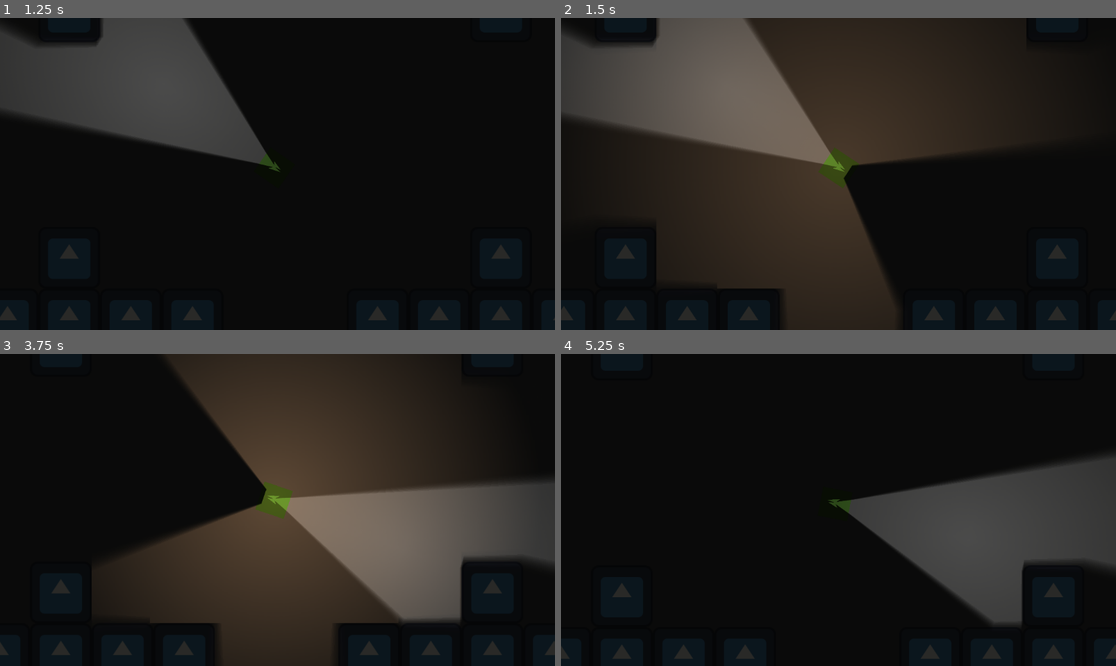
Above: before the commit, frames 1-4 (two rows, left to right).
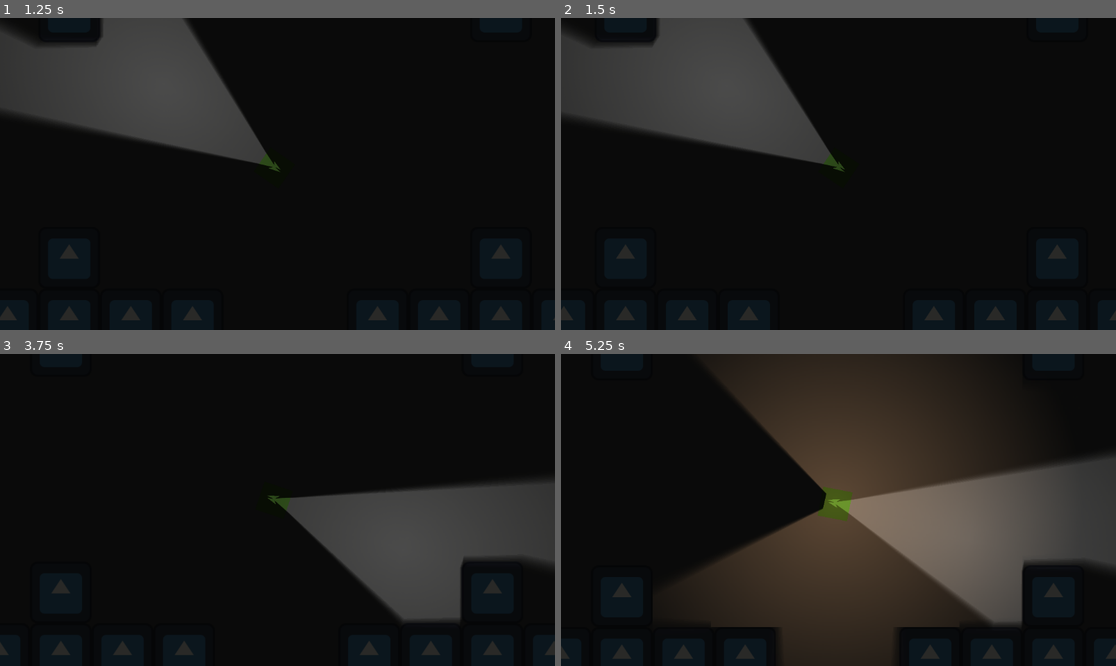
Above: after the commit, the same moments.

Repository: delaitaris/top-down-movement-game
Game: Godot game, scene res://scenes/game.tscn
Same seed, same stepped clock (60 frames per second), same inputs: the game is played once before the commit and once after it. The engine's default icon, where the game draws it, is replaced by a stand-in: a white triangle on a blue panel in a dark square.
Inputs (mouse positions are in pixels of both pictures, inside the frame that each line leads up to):
- Up to frame 1 (1.25 s): tap Enter at 0.5 s; move the mouse to (188, 105) at 0.52 s; tap A (a) at 0.6 s; click (188, 105) at 0.67 s; tap D (d) at 0.8 s
- Up to frame 2 (1.5 s): move the mouse to (749, 105) at 1.27 s; tap D (d) at 1.35 s; click (749, 105) at 1.42 s
- Up to frame 3 (3.75 s): tap S (s) at 1.55, 2.1 s; move the mouse to (188, 444) at 2.02 s; press the mouse at (188, 444) at 2.03 s; tap Space at 2.75 s; move the mouse to (188, 441) at 2.77 s; release the mouse at (188, 441) at 2.78 s; click (188, 441) at 2.85 s; tap W (w) at 3.05, 3.6 s; move the mouse to (444, 556) at 3.52 s; click (444, 556) at 3.67 s
- Up to frame 4 (5.25 s): tap 1 (1, bound only after the commit) at 3.8, 4.35 s; tap R (reload) at 4.15 s; tap Enter at 4.25 s; move the mouse to (672, 463) at 4.27 s; click (672, 463) at 4.42 s; tap 2 (2, bound only after the commit) at 4.55, 5.1 s; tap Space at 5 s; move the mouse to (866, 510) at 5.02 s; click (866, 510) at 5.17 s

Frame 1 is identical in both runs. In frame 2, 45% of the frame differs, in the area x 15-85%, y 0-100%; in frame 3, 43%; in frame 4, 40%.

Commit message:
added in gun states
you can switch between them. for some fuckass reason, when you use the rifle, it only shoots when your mouse is moving??????? what???????? i don't know, this shit is wack bro. atleast i can code new guns and pickup things much, much easier now. and yes, coding in main branch, i know

Diff:
--- a/project.godot
+++ b/project.godot
@@ -66,6 +66,26 @@
 "events": [Object(InputEventKey,"resource_local_to_scene":false,"resource_name":"","device":-1,"window_id":0,"alt_press …(192 unchanged characters)…
 ]
 }
+1={
+"deadzone": 0.2,
+"events": [Object(InputEventKey,"resource_local_to_scene":false,"resource_name":"","device":-1,"window_id":0,"alt_pressed":false,"shift_pressed":false,"ctrl_pressed":false,"meta_pressed":false,"pressed":false,"keycode":0,"physical_keycode":49,"key_label":0,"unicode":49,"location":0,"echo":false,"script":null)
+]
+}
+2={
+"deadzone": 0.2,
+"events": [Object(InputEventKey,"resource_local_to_scene":false,"resource_name":"","device":-1,"window_id":0,"alt_pressed":false,"shift_pressed":false,"ctrl_pressed":false,"meta_pressed":false,"pressed":false,"keycode":0,"physical_keycode":50,"key_label":0,"unicode":50,"location":0,"echo":false,"script":null)
+]
+}
+3={
+"deadzone": 0.2,
+"events": [Object(InputEventKey,"resource_local_to_scene":false,"resource_name":"","device":-1,"window_id":0,"alt_pressed":false,"shift_pressed":false,"ctrl_pressed":false,"meta_pressed":false,"pressed":false,"keycode":0,"physical_keycode":51,"key_label":0,"unicode":51,"location":0,"echo":false,"script":null)
+]
+}
+4={
+"deadzone": 0.2,
+"events": [Object(InputEventKey,"resource_local_to_scene":false,"resource_name":"","device":-1,"window_id":0,"alt_pressed":false,"shift_pressed":false,"ctrl_pressed":false,"meta_pressed":false,"pressed":false,"keycode":0,"physical_keycode":52,"key_label":0,"unicode":52,"location":0,"echo":false,"script":null)
+]
+}
 
 [physics]
 
--- a/scenes/character.tscn
+++ b/scenes/character.tscn
@@ -149,7 +149,6 @@
 one_shot = true
 
 [node name="ShootCooldown" type="Timer" parent="Muzzle" unique_id=335461975]
-wait_time = 0.05
 one_shot = true
 
 [node name="Muzzleflash" type="PointLight2D" parent="." unique_id=1310414497]
--- a/scripts/character.gd
+++ b/scripts/character.gd
@@ -18,7 +18,7 @@
 @export_range(0.0, 180.0) var cone_angle_degrees := 60.0
 @export var bullet_scene: PackedScene
 
-
+enum Gun {PISTOL, RIFLE, SHOTGUN, UNARMED}
 enum Stance {STANDING, CROUCHING, CRAWLING}
 
 var north = false
@@ -26,13 +26,14 @@
 var east = false
 var west = false
 var current_stance = Stance.STANDING
-var pistolmag = 7
 var shootcooldown = false
 var reloading = false
+var cooldowntime = 1
+var current_gun = Gun.PISTOL
+var magazine = 1
 
 func _ready() -> void:
 	muzzleflash.shadow_enabled = true
-
 
 #mouse look & shooting
 func _process(_delta: float) -> void:
@@ -42,6 +43,13 @@
 	sprite.look_at(mouse_pos)
 	muzzle.look_at(mouse_pos)
 	muzzleblock.look_at(mouse_pos)
+
+	if current_gun == Gun.PISTOL:
+		cooldowntime = 0.2
+	if current_gun == Gun.RIFLE:
+		cooldowntime = 0.1
+	if current_gun == Gun.SHOTGUN:
+		cooldowntime = 0.8
 
 #movement
 func _physics_process(_delta: float) -> void:
@@ -118,31 +126,65 @@
 
 func _unhandled_input(_event: InputEvent) -> void:
 	if Input.is_action_just_pressed("shoot") and !shootcooldown and !reloading:
+		if current_gun == Gun.PISTOL:
 			shoot()
-			pistolmag -= 1
-			if pistolmag <= 0:
-				pistolmag = 0
-			pistolshootcooldown.start()
+			magazine -= 1
+			if magazine <= 0:
+				magazine = 0
+			pistolshootcooldown.start(cooldowntime)
 			shootcooldown = true
+		if current_gun == Gun.SHOTGUN:
+			shoot()
+			magazine -= 1
+			if magazine <= 0:
+				magazine = 0
+			pistolshootcooldown.start(cooldowntime)
+			shootcooldown = true
+	elif Input.is_action_pressed("shoot") and !shootcooldown and !reloading and current_gun == Gun.RIFLE:
+		shoot()
+		magazine -= 1
+		if magazine <= 0:
+			magazine = 0
+		pistolshootcooldown.start(cooldowntime)
+		shootcooldown = true
+	else:
+		pass
+
 	if Input.is_action_just_pressed("reload"):
 		reload()
 	if Input.is_action_just_pressed("flashlight"):
 		flashlight()
 
+
+	if Input.is_action_just_pressed("1"):
+		current_gun = Gun.UNARMED
+		magazine = 0
+	elif Input.is_action_just_pressed("2"):
+		current_gun = Gun.PISTOL
+		magazine = 7
+	elif Input.is_action_just_pressed("3"):
+		current_gun = Gun.RIFLE
+		magazine = 30
+	elif Input.is_action_just_pressed("4"):
+		current_gun = Gun.SHOTGUN
+		magazine = 5
+
+
 func shoot() -> void:
 	var bullet = bullet_scene.instantiate()
-
 	$Muzzleflash.texture_scale = randf_range(4, 6)
 	$Muzzleflash.energy = randf_range(1.5, 2.5)
-	if pistolmag != 0:
+
+	if magazine != 0:
 		muzzleflash.enabled = true
 		timerflash.start()
 	if not bullet_scene:
 		return
 	bullet.global_position = muzzle.global_position
 	bullet.global_rotation = muzzle.global_rotation
-	if pistolmag != 0:
+	if magazine != 0:
 		get_tree().current_scene.add_child(bullet)
+
 
 func flashlight() -> void:
 	if flashlight_toggle.enabled == false:
@@ -151,11 +193,24 @@
 		flashlight_toggle.enabled = false
 
 func reload() -> void:
-	if pistolmag < 7:
-		reloading = true
-		reloadtimer.start()
-		if pistolreloadsfx.playing == false:
-			pistolreloadsfx.play()
+	if current_gun == Gun.PISTOL:
+		if magazine < 7:
+			reloading = true
+			reloadtimer.start()
+			if pistolreloadsfx.playing == false:
+				pistolreloadsfx.play()
+	if current_gun == Gun.RIFLE:
+		if magazine < 30:
+			reloading = true
+			reloadtimer.start()
+			if pistolreloadsfx.playing == false:
+				pistolreloadsfx.play()
+	if current_gun == Gun.SHOTGUN:
+		if magazine < 5:
+			reloading = true
+			reloadtimer.start()
+			if pistolreloadsfx.playing == false:
+				pistolreloadsfx.play()
 	else:
 		return
 
@@ -168,7 +223,12 @@
 	lightdarkencanvas.color = Color(0.161, 0.161, 0.153, 1.0)
 
 func _on_reload_timeout() -> void:
-	pistolmag = 7
+	if current_gun == Gun.PISTOL:
+		magazine = 7
+	if current_gun == Gun.RIFLE:
+		magazine = 30
+	if current_gun == Gun.SHOTGUN:
+		magazine = 5
 	reloading = false
 
 func _on_shoot_cooldown_timeout() -> void:
